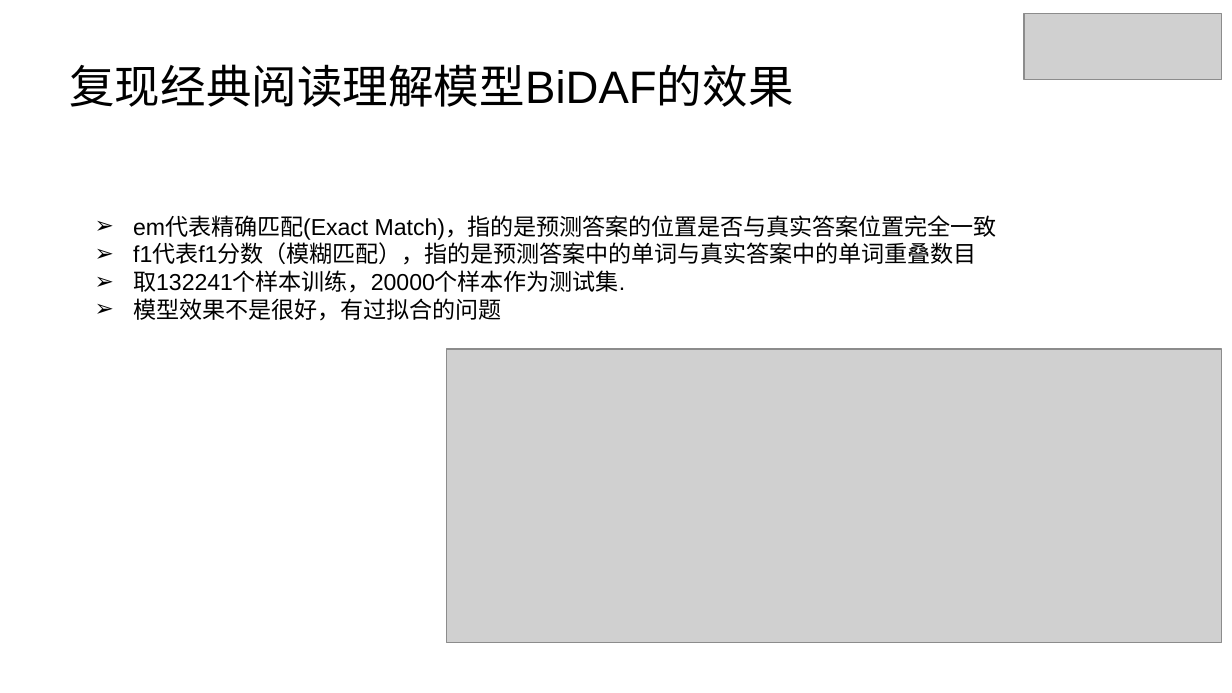
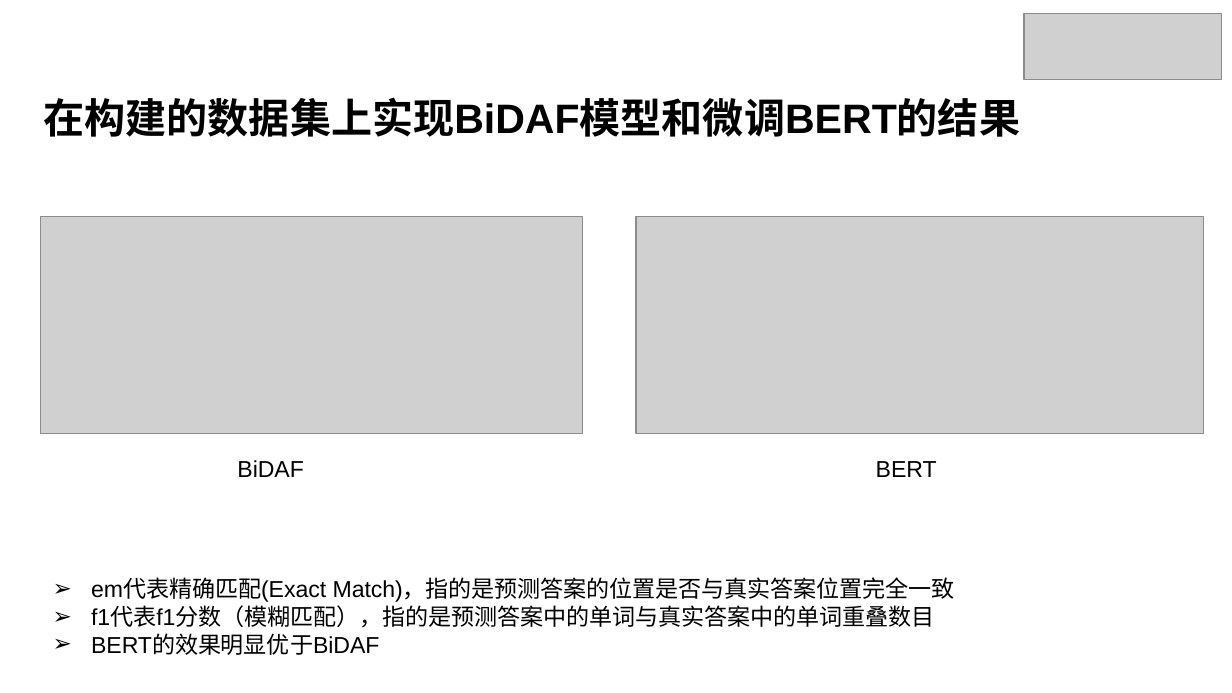
Before and after one commit to xhsun1997/ChineseMRC, a slide deck: slide 16 of 孙相会.pptx (slide 18 before the commit). Drawn at 1232x693 pixels with LibreOffice and Linux fonts; fonts in the diff are those of the drawing; grey boxes stand for pictures. Boxes give left, top, right and bottom in pixels: in the first picture for what was removed or moved away, otherwise in the second. Text is boxed around its words. In the diff, an @@ line names an element or a change of style, - is before the commit and + after.

Commit message:
add final

```diff
--- a/孙相会.pptx
+++ b/孙相会.pptx
@@ title removed at <box>69,64,793,107</box> @@
-复现经典阅读理解模型BiDAF的效果
@@ text added at <box>44,97,1020,137</box>, 24 pt, text #000000, bold @@
+在构建的数据集上实现BiDAF模型和微调BERT的结果
@@ picture: place and size @@
-picture at <box>446,349,1221,642</box>
+picture at <box>41,217,583,434</box>
@@ picture added at <box>636,217,1204,434</box> @@
@@ text added at <box>237,460,303,477</box>, 13.5 pt, text #000000 @@
+BiDAF
@@ text added at <box>876,461,937,477</box>, 13.5 pt, text #000000 @@
+BERT
@@ text "em代表精确匹配(Exact Match)，指的是预测答案的位置是否与真实答案位置完全一致": place and size @@
-text "em代表精确匹配(Exact Match)，指的是预测答案的位置是否与真实答案位置完全一致" at <box>133,216,997,321</box>
+text "em代表精确匹配(Exact Match)，指的是预测答案的位置是否与真实答案位置完全一致" at <box>91,579,955,655</box>
@@ text at <box>91,634,379,655</box>: text changed @@
-➢ 取132241个样本训练，20000个样本作为测试集.
-➢ 模型效果不是很好，有过拟合的问题
+➢ BERT的效果明显优于BiDAF
```
Also in this commit, not shown: 7 other slides changed, 1 slide added, 6 slides removed.
